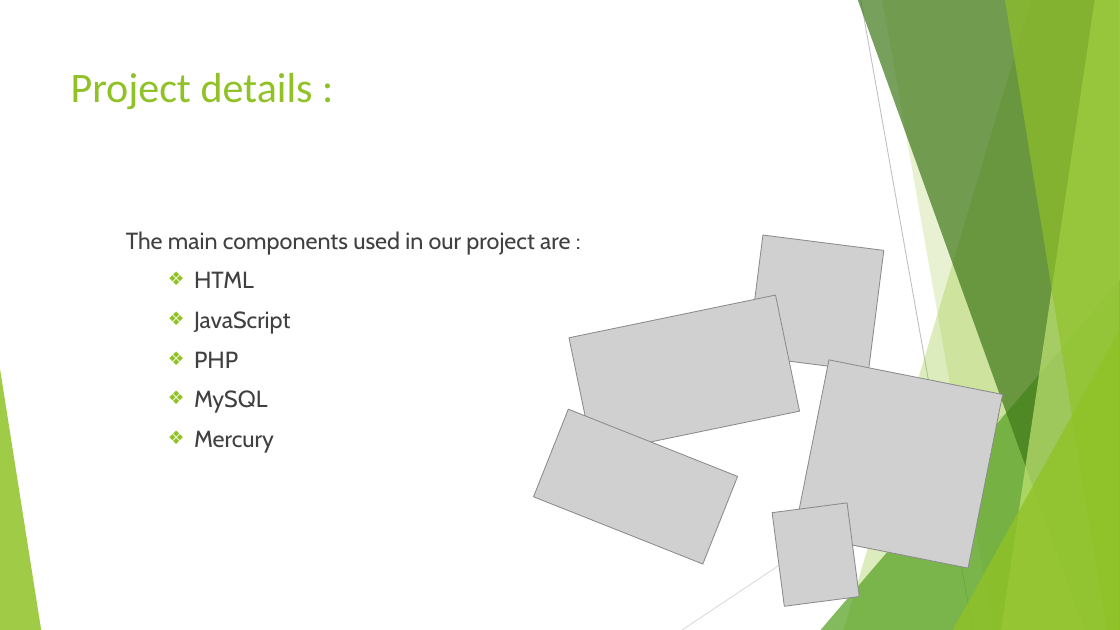
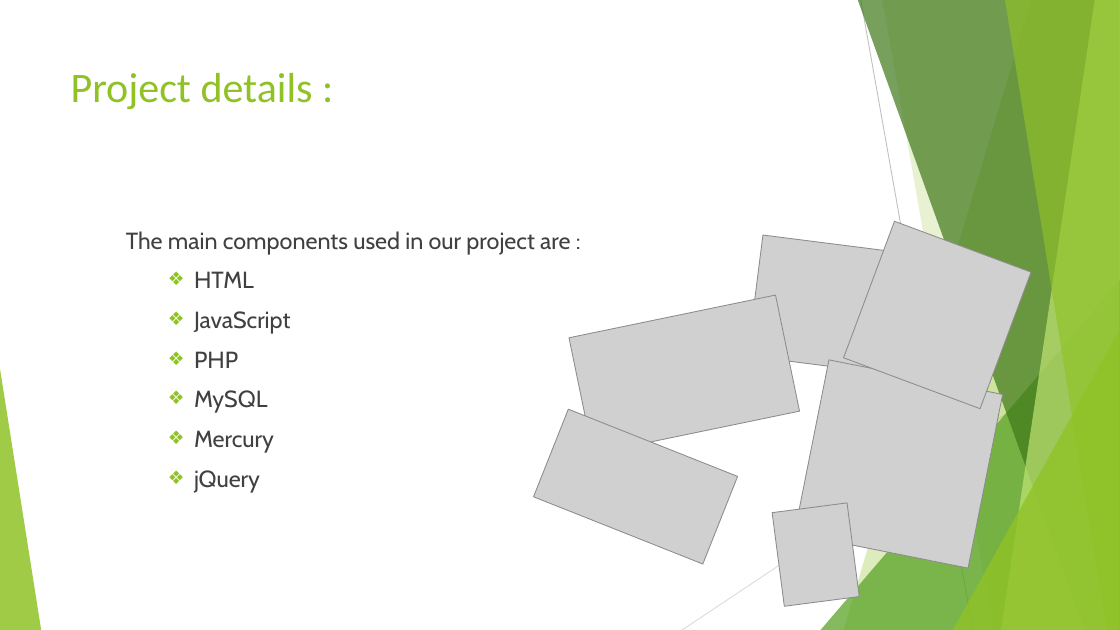
Before and after one commit to niteeshchaudhary/TruPen, a slide deck: slide 8 of Project Presentation.pptx. Drawn at 1120x630 pixels with LibreOffice and Linux fonts; fonts in the diff are those of the drawing; grey boxes stand for pictures. Boxes give left, top, right and bottom in pixels: in the first picture for what was removed or moved away, otherwise in the second. Text is boxed around its words. In the diff, an @@ line names an element or a change of style, - is before the commit and + after.

```diff
--- a/Project Presentation.pptx
+++ b/Project Presentation.pptx
@@ picture added at (844, 221, 1031, 408) @@
@@ text at (194, 470, 260, 493): paragraph added @@
+  ❖ jQuery
```
Also in this commit, not shown: 4 other slides changed.
